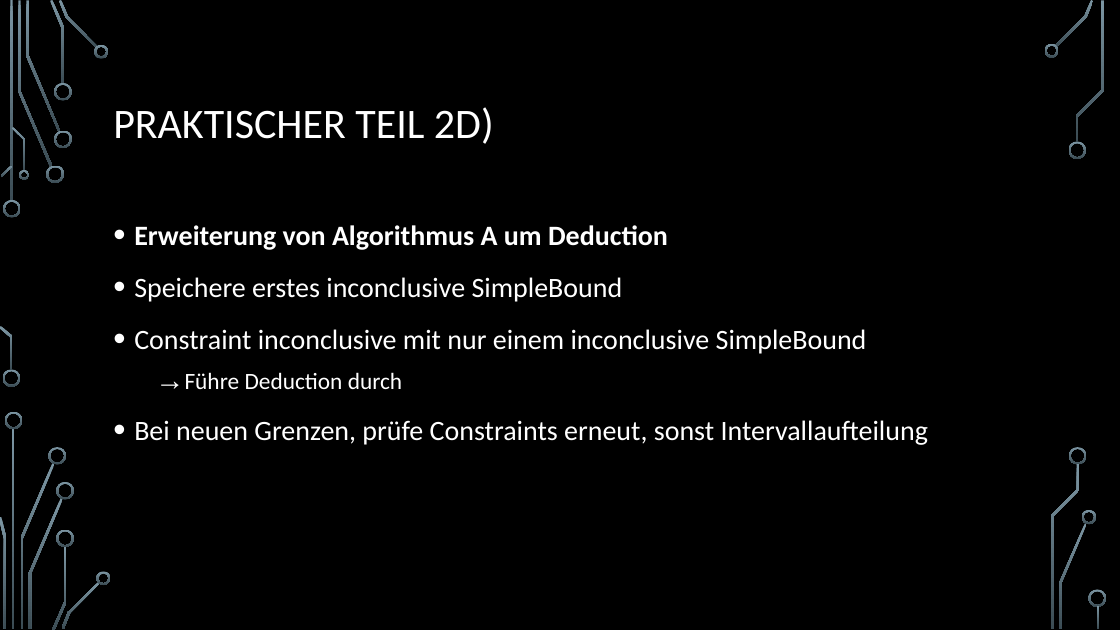
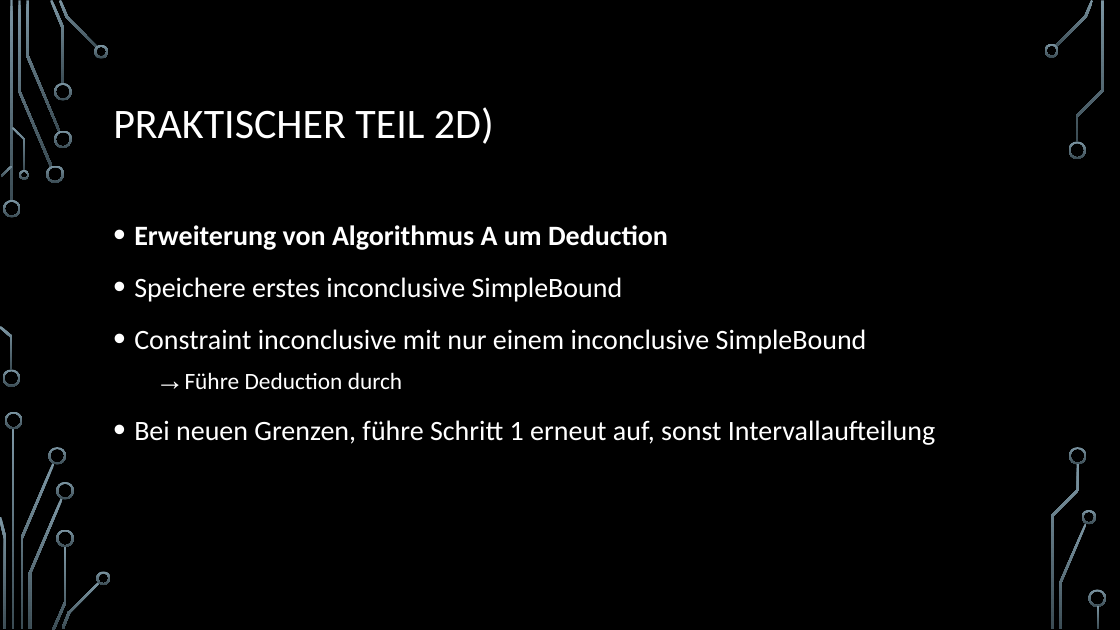
Before and after one commit to Fixeres/HybrideSysteme, a slide deck: slide 19 of src/resources/Hybride systeme_Jörn_seine_Teile.pptx. Drawn at 1120x630 pixels with LibreOffice and Linux fonts; fonts in the diff are those of the drawing; background and template pictures are left out. Boxes give left, top, right and bottom in pixels: in the first picture for what was removed or moved away, otherwise in the second. Text is boxed around its words. In the diff, an @@ line names an element or a change of style, - is before the commit and + after.

```diff
--- a/src/resources/Hybride systeme_Jörn_seine_Teile.pptx
+++ b/src/resources/Hybride systeme_Jörn_seine_Teile.pptx
@@ text at <box>134,420,935,445</box>: text changed @@
-• Bei neuen Grenzen, prüfe Constraints erneut, sonst Intervallaufteilung
+• Bei neuen Grenzen, führe Schritt 1 erneut auf, sonst Intervallaufteilung
```
Also in this commit, not shown: 9 other slides changed, 2 slides added, 1 slide removed.
